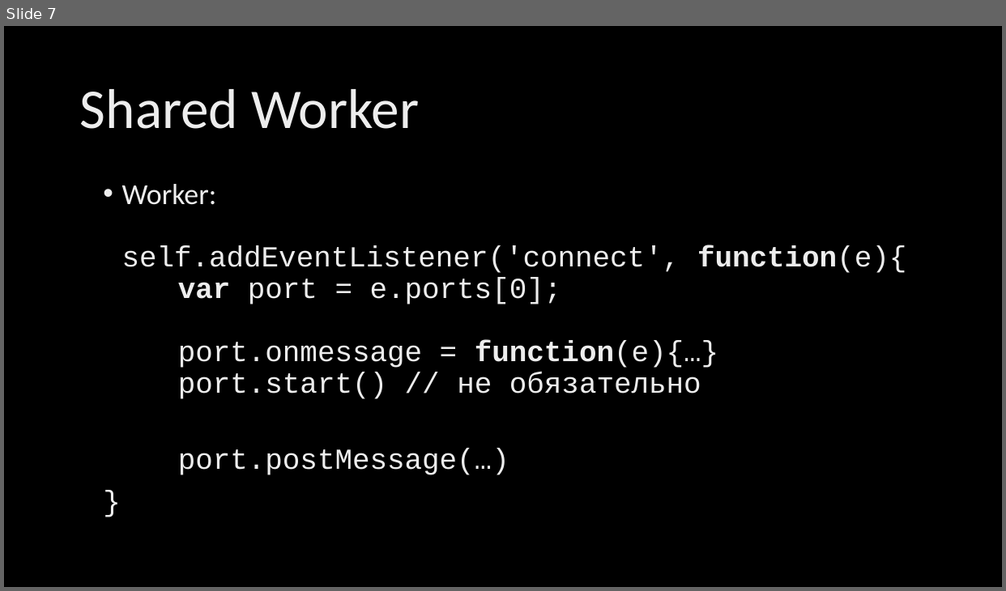
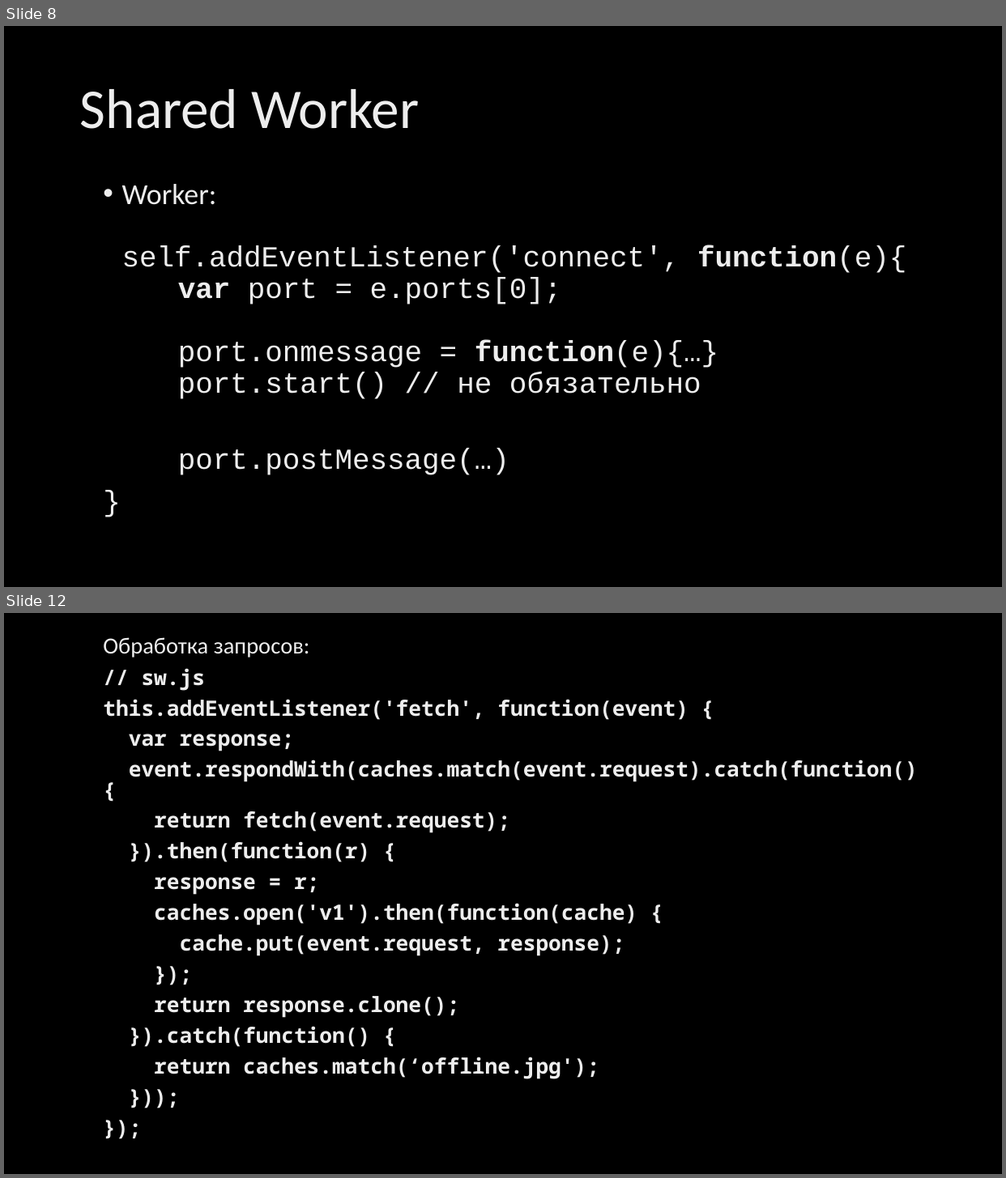
Before and after one commit to Godastan/js-examples, a slide deck: _techtalk/Workers.pptx. Shown one above the other, each under a label of ours: slide 7 before the commit, slides 8 and 12 after it; the slides between them are not shown. The pictures are 1006x591 and 1006x1178 pixels, drawn with LibreOffice and Linux fonts; fonts in the diff are those of the drawing; background and template pictures are left out. Boxes give left, top, right and bottom in pixels: in the first picture for what was removed or moved away, otherwise in the second. Text is boxed around its words. In the diff, an @@ line names an element or a change of style, - is before the commit and + after.

```diff
--- a/_techtalk/Workers.pptx
+++ b/_techtalk/Workers.pptx
@@ slide 12 added at box(4, 613, 1002, 1174), background picture (left out) @@
@@ text added at box(103, 637, 918, 1080), 20.4 pt, text gradient #BFBFBF to #EDEDED to #FFFFFF, bold @@
+Обработка запросов:
+// sw.js
+this.addEventListener('fetch', function(event) {
+var response;
+event.respondWith(caches.match(event.request).catch(function() {
+return fetch(event.request);
+}).then(function(r) {
+response = r;
+caches.open('v1').then(function(cache) {
+cache.put(event.request, response);
+});
+return response.clone();
+}).catch(function() {
+return caches.match(‘offline.jpg');
+}));
+});
@@ what was slide 7 is now slide 8 @@
```
Also in this commit, not shown: 1 slide changed, 4 other slides added, 6 other files.
